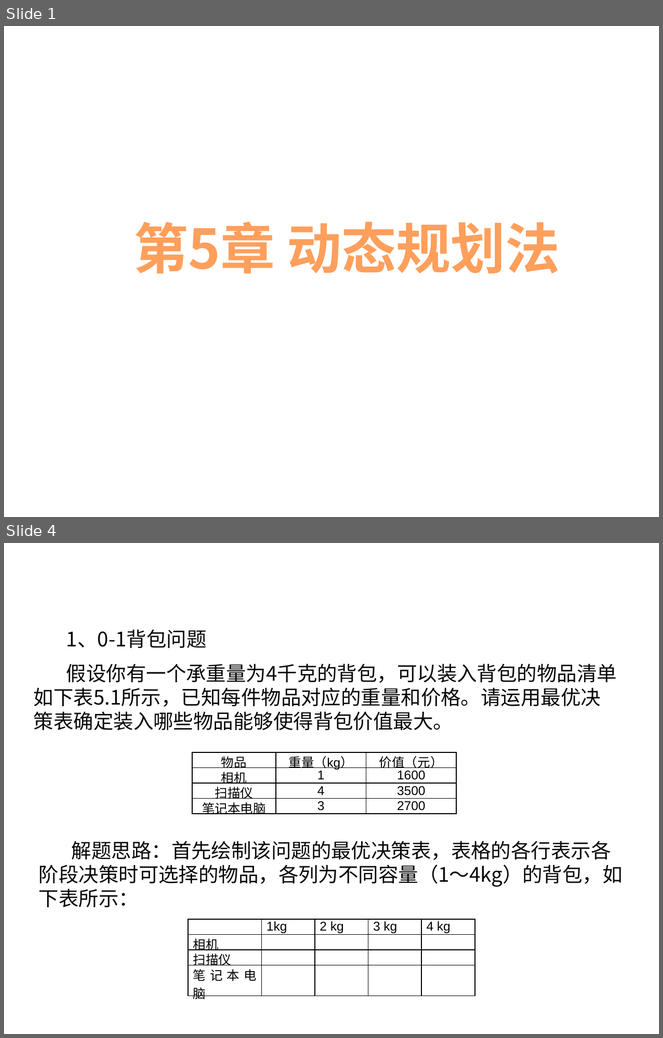
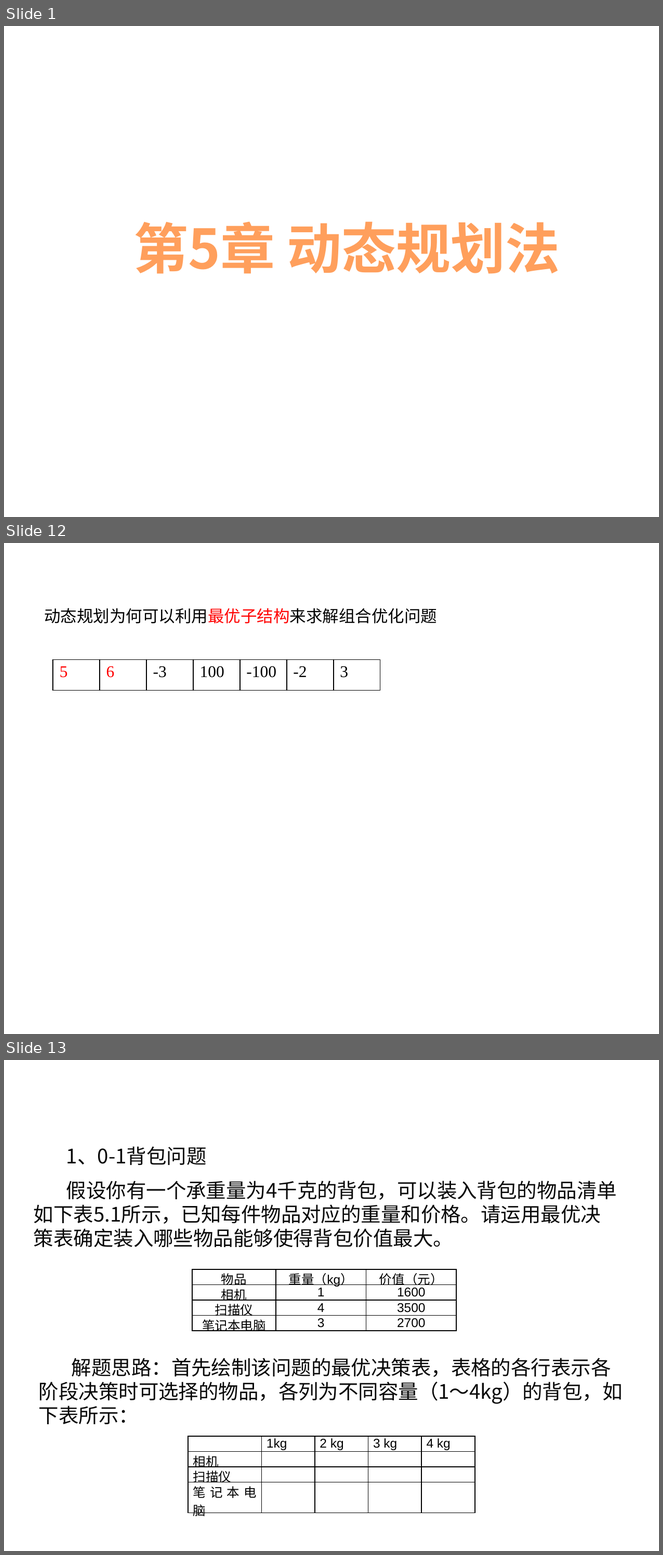
Before and after one commit to liutongling/DP, a slide deck: file/第5章 动态规划法.pptx. Shown one above the other, each under a label of ours: slides 1 and 4 before the commit, slides 1, 12 and 13 after it; the slides between them are not shown. The pictures are 663x1038 and 663x1555 pixels, drawn with LibreOffice and Linux fonts; fonts in the diff are those of the drawing; background and template pictures are left out. Boxes give left, top, right and bottom in pixels: in the first picture for what was removed or moved away, otherwise in the second. Text is boxed around its words. In the diff, an @@ line names an element or a change of style, - is before the commit and + after.

Commit message:
第五章内容动态规划

```diff
--- a/file/第5章 动态规划法.pptx
+++ b/file/第5章 动态规划法.pptx
@@ slide 12 added at (x1=4, y1=543, x2=659, y2=1034), background #FFFFFF @@
@@ text added at (x1=44, y1=608, x2=437, y2=624), 18 pt, text #000000 @@
+动态规划为何可以利用最优子结构来求解组合优化问题
@@ table added at (x1=53, y1=659, x2=379, y2=691), 1 rows, 7 columns @@
+5 | 6 | -3 | 100 | -100 | -2 | 3
@@ what was slide 4 is now slide 13 @@
```
Also in this commit, not shown: 2 slides changed, 8 other slides added, 3 other files.
